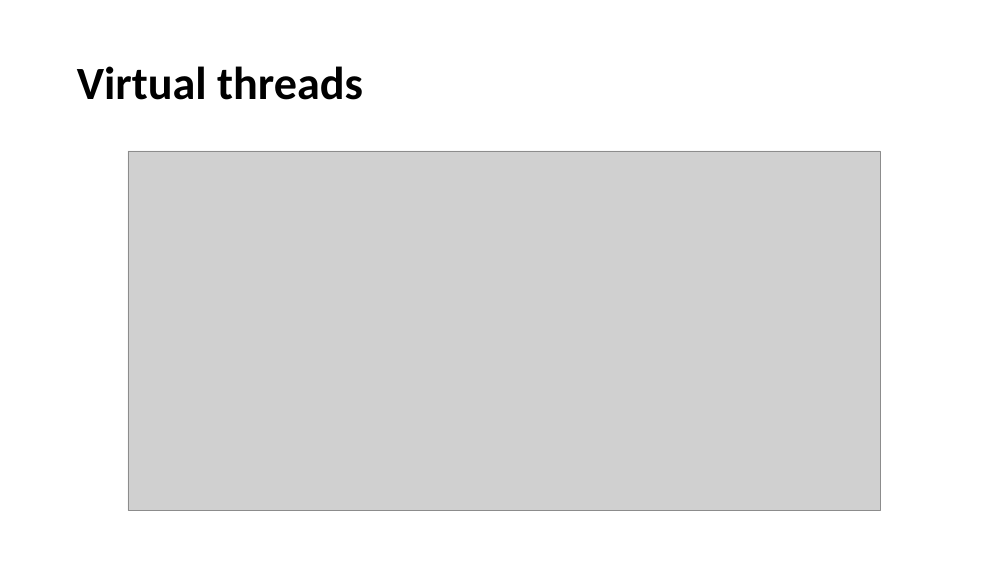
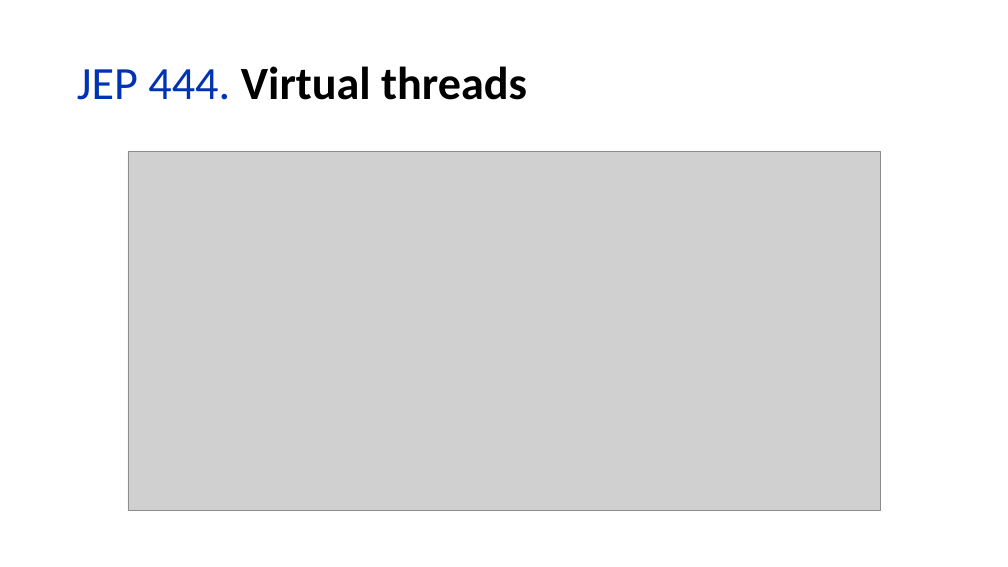
Before and after one commit to iuliana/jdk21-parent-project, a slide deck: slide 17 of Java21-Presentation.pptx (slide 15 before the commit). Drawn at 1008x567 pixels with LibreOffice and Linux fonts; fonts in the diff are those of the drawing; grey boxes stand for pictures. Boxes give left, top, right and bottom in pixels: in the first picture for what was removed or moved away, otherwise in the second. Text is boxed around its words. In the diff, an @@ line names an element or a change of style, - is before the commit and + after.

```diff
--- a/Java21-Presentation.pptx
+++ b/Java21-Presentation.pptx
@@ title at <box>77,66,527,100</box>: text changed @@
-Virtual threads
+JEP 444. Virtual threads
```
Also in this commit, not shown: 10 other slides changed, 7 slides added, 17 other files.
